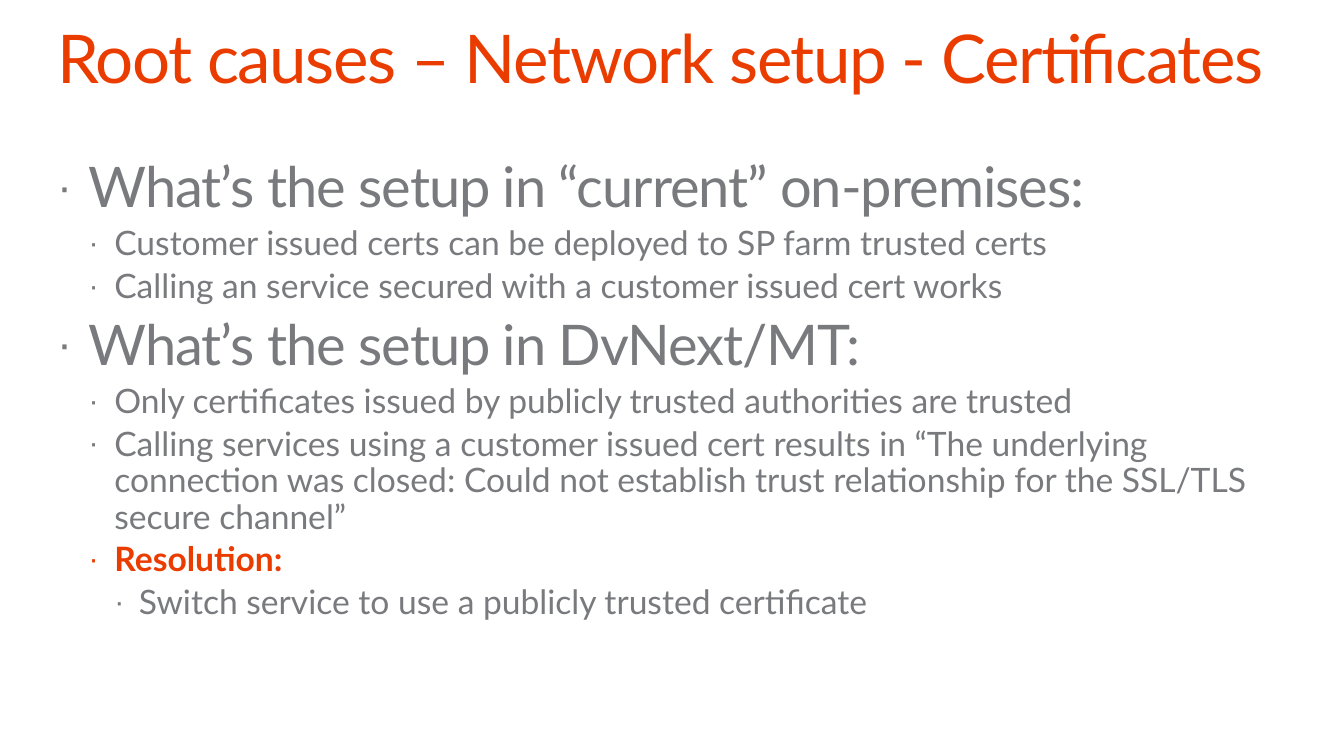
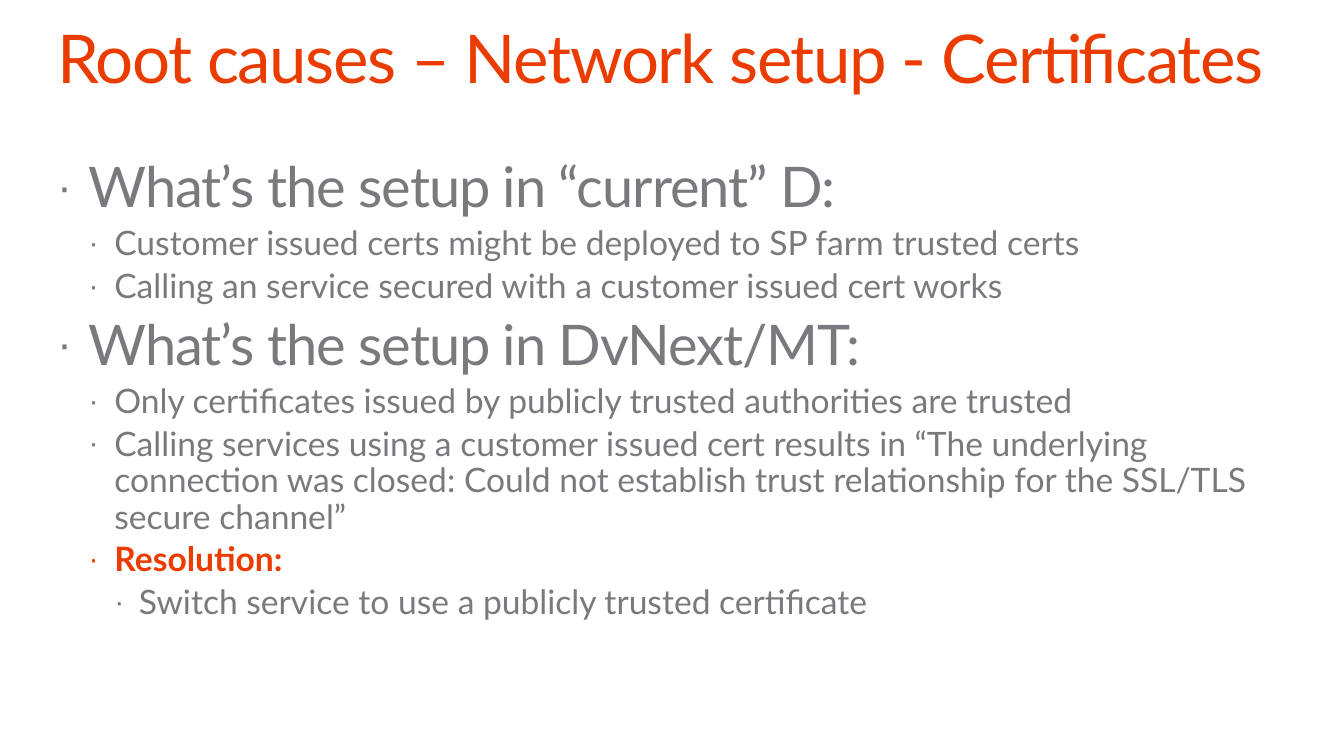
Before and after one commit to pnp/PnP-Transformation, a slide deck: slide 34 of InfoPath/Guidance/Decks/Office 365 JDP InfoPath - Self-service manual.pptx (slide 27 before the commit). Drawn at 1344x756 pixels with LibreOffice and Linux fonts; fonts in the diff are those of the drawing; background and template pictures are left out. Boxes give left, top, right and bottom in pixels: in the first picture for what was removed or moved away, otherwise in the second. Text is boxed around its words. In the diff, an @@ line names an element or a change of style, - is before the commit and + after.

```diff
--- a/InfoPath/Guidance/Decks/Office 365 JDP InfoPath - Self-service manual.pptx
+++ b/InfoPath/Guidance/Decks/Office 365 JDP InfoPath - Self-service manual.pptx
@@ text at [89,164,1079,261]: text changed @@
-· What’s the setup in “current” on-premises:
-  · Customer issued certs can be deployed to SP farm trusted certs
+· What’s the setup in “current” D:
+  · Customer issued certs might be deployed to SP farm trusted certs
```
Also in this commit, not shown: 22 other slides changed, 10 slides added.
